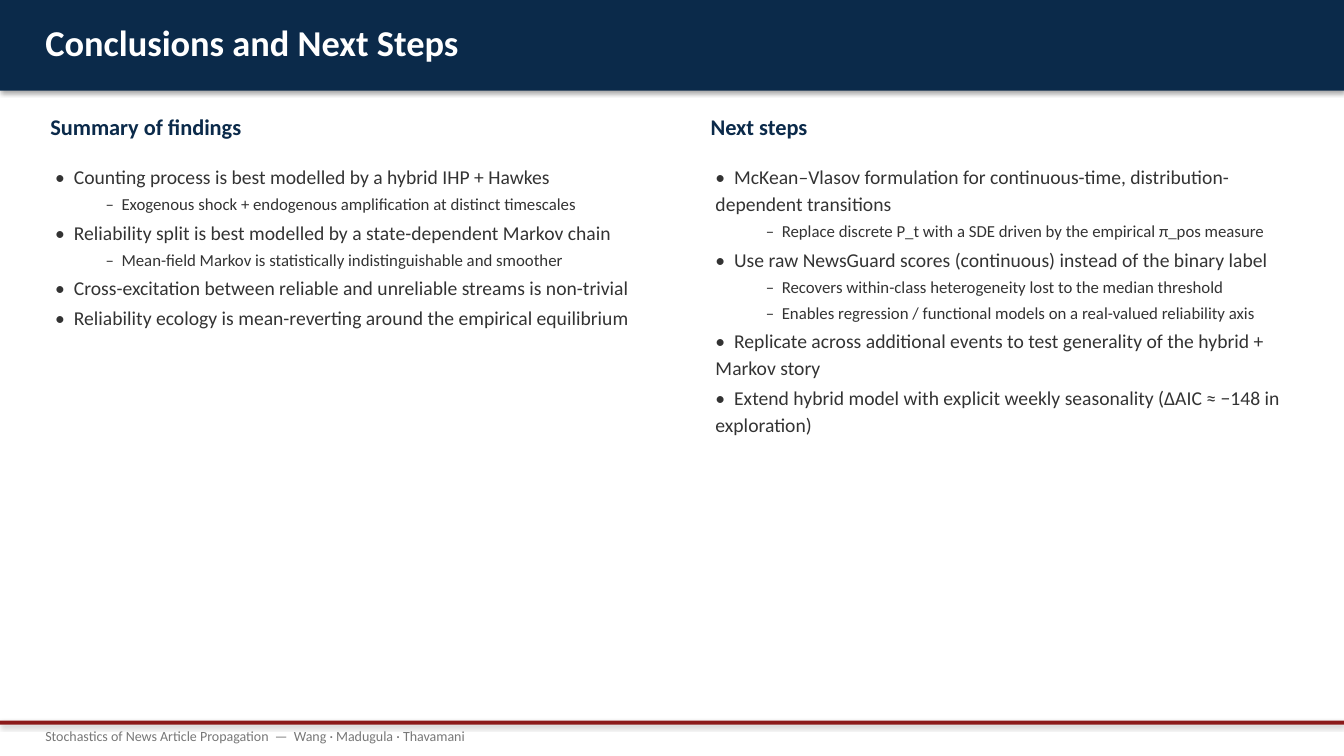
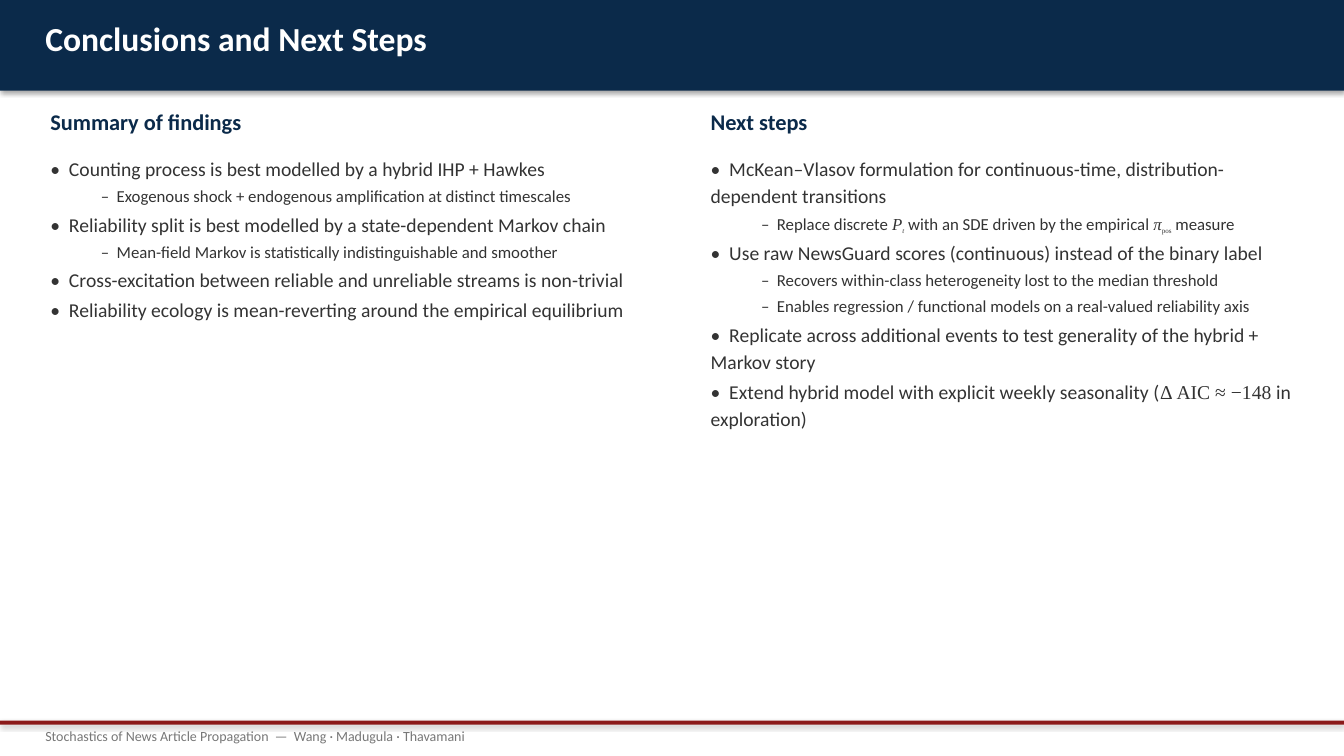
Before and after one commit to whrui720/StochasticNewsSim, a slide deck: slide 11 of StochasticNewsSim_presentation.pptx (slide 10 before the commit). Drawn at 1344x756 pixels with LibreOffice and Linux fonts; fonts in the diff are those of the drawing. Boxes give left, top, right and bottom in pixels: in the first picture for what was removed or moved away, otherwise in the second. Text is boxed around its words. In the diff, an @@ line names an element or a change of style, - is before the commit and + after.

Commit message:
attempt at fixing formatting; more theory added to slides and script

```diff
--- a/StochasticNewsSim_presentation.pptx
+++ b/StochasticNewsSim_presentation.pptx
@@ text "Conclusions and Next Steps" at bbox=[45, 27, 427, 57]: size 26 to 24 pt @@
@@ 3 texts: place and size @@
-3 texts at bbox=[50, 119, 807, 329]
+3 texts at bbox=[50, 114, 807, 321]
@@ text at bbox=[777, 218, 1234, 233]: text changed @@
-  – Replace discrete P_t with a SDE driven by the empirical π_pos measure
+  – Replace discrete Pt with an SDE driven by the empirical πpos measure
@@ text at bbox=[711, 385, 1291, 429]: spaces changed @@
-• Extend hybrid model with explicit weekly seasonality (ΔAIC ≈ −148 in exploration)
+• Extend hybrid model with explicit weekly seasonality (Δ AIC ≈ −148 in exploration)
```
Also in this commit, not shown: 7 other slides changed, 2 slides added, 1 slide removed, 2 other files.
